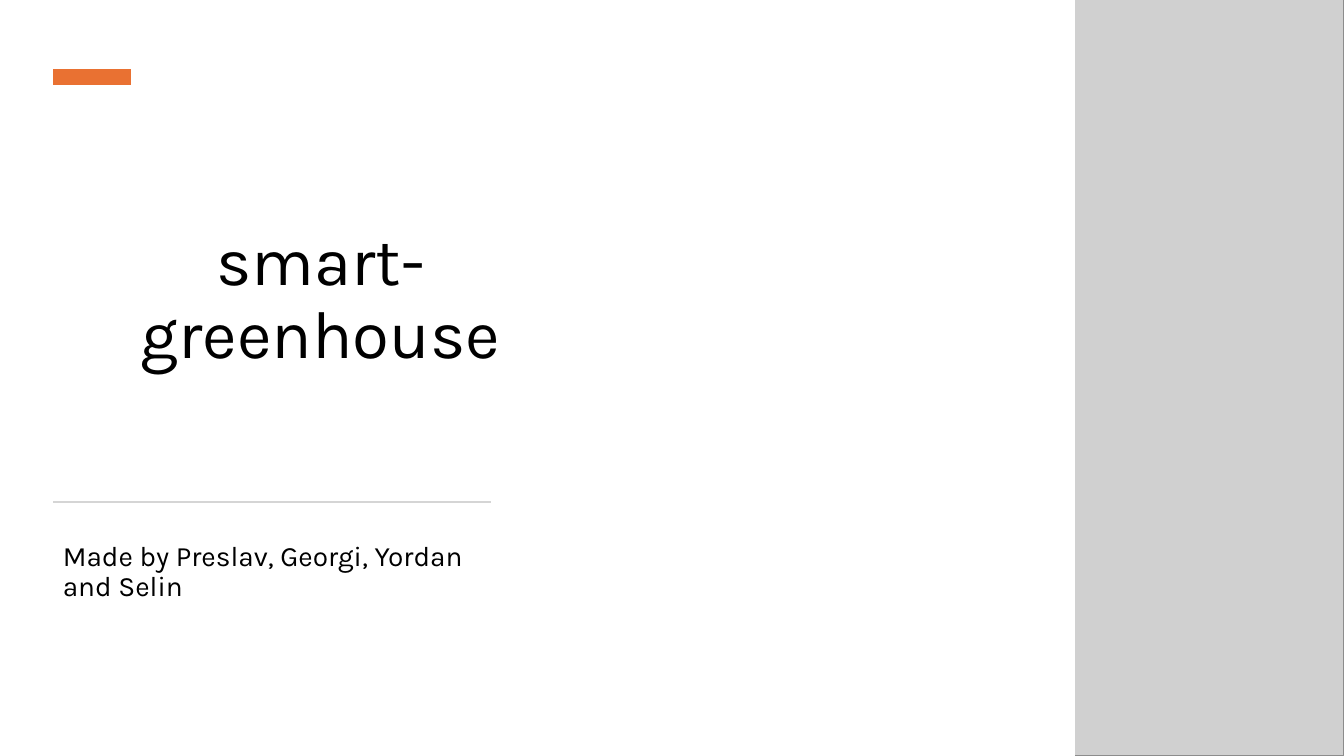
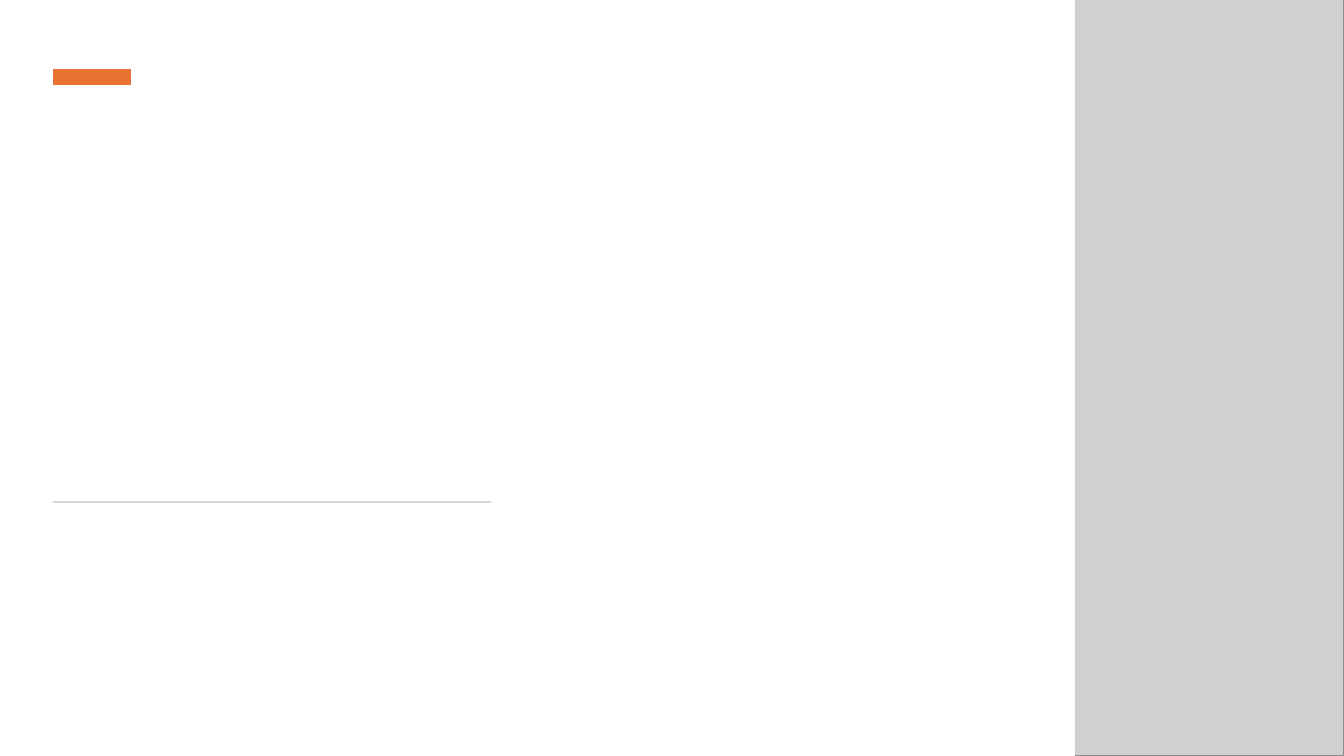
Before and after one commit to GeorgeChaparov/smart-greenhouse, a slide deck: slide 1 of documents/Smart GreenHouse.odp. Drawn at 1344x756 pixels with LibreOffice and Linux fonts; fonts in the diff are those of the drawing; grey boxes stand for pictures. Boxes give left, top, right and bottom in pixels: in the first picture for what was removed or moved away, otherwise in the second. Text is boxed around its words. In the diff, an @@ line names an element or a change of style, - is before the commit and + after.

```diff
--- a/documents/Smart GreenHouse.odp
+++ b/documents/Smart GreenHouse.odp
@@ title removed at [141, 244, 500, 375] @@
-smart-greenhouse
@@ subtitle removed at [63, 546, 463, 597] @@
-Made by Preslav, Georgi, Yordan and Selin
```
Also in this commit, not shown: 4 other slides changed, 2 slides added, 1 slide removed.
